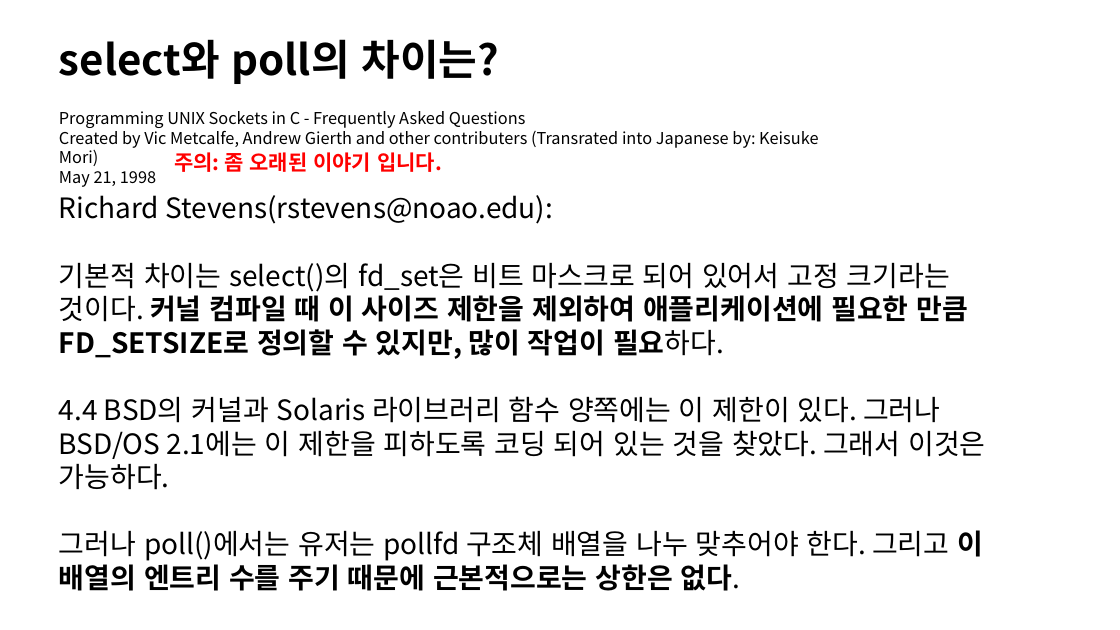
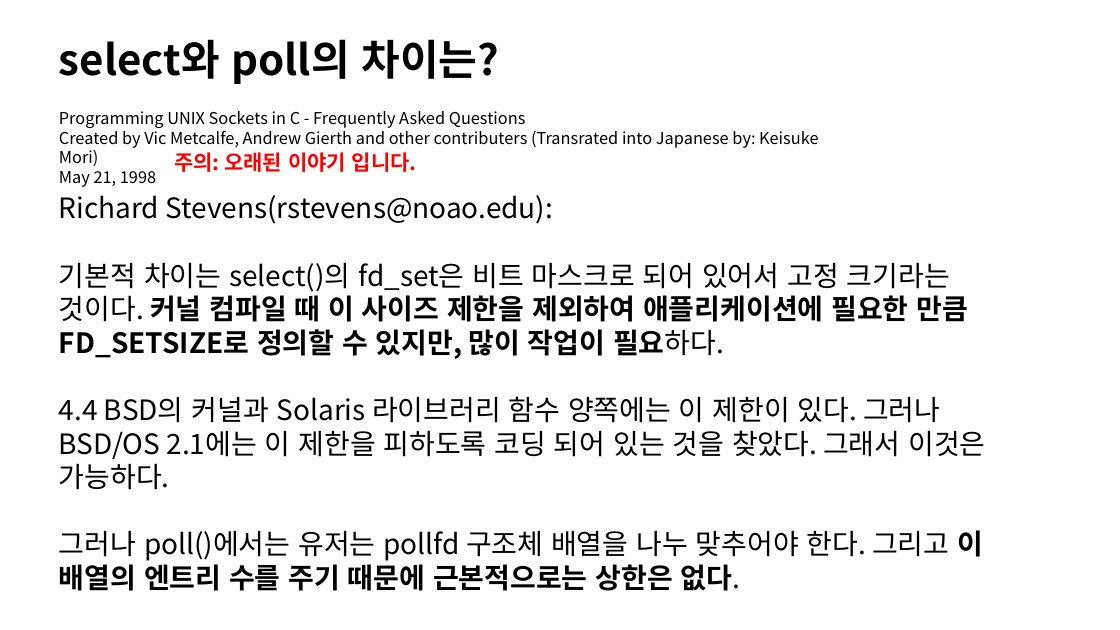
Before and after one commit to Dylan-Jang/conf_cpp_korea_201702, a slide deck: slide 11 of WSAPoll, Fast Loopback.pptx (slide 12 before the commit). Drawn at 1120x630 pixels with LibreOffice and Linux fonts; fonts in the diff are those of the drawing. Boxes give left, top, right and bottom in pixels: in the first picture for what was removed or moved away, otherwise in the second. Text is boxed around its words. In the diff, an @@ line names an element or a change of style, - is before the commit and + after.

```diff
--- a/WSAPoll, Fast Loopback.pptx
+++ b/WSAPoll, Fast Loopback.pptx
@@ text at (x1=174, y1=152, x2=417, y2=172): text changed @@
-주의: 좀 오래된 이야기 입니다.
+주의: 오래된 이야기 입니다.
```
Also in this commit, not shown: 4 other slides changed, 1 slide removed, 2 other files.
